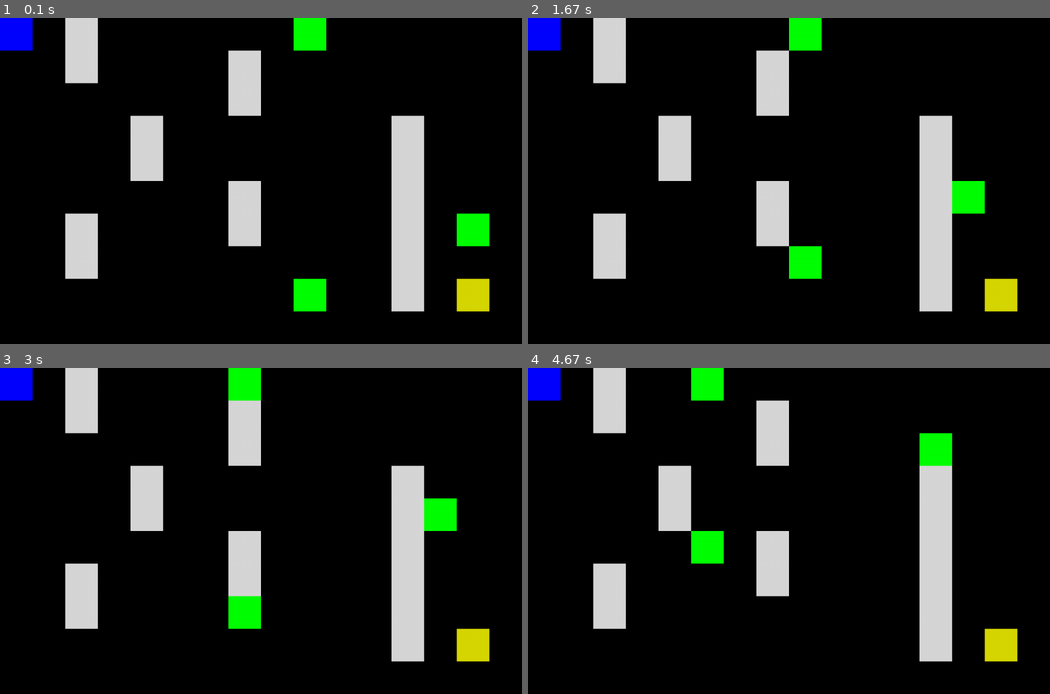
Above: before the commit, frames 1-4 (two rows, left to right).
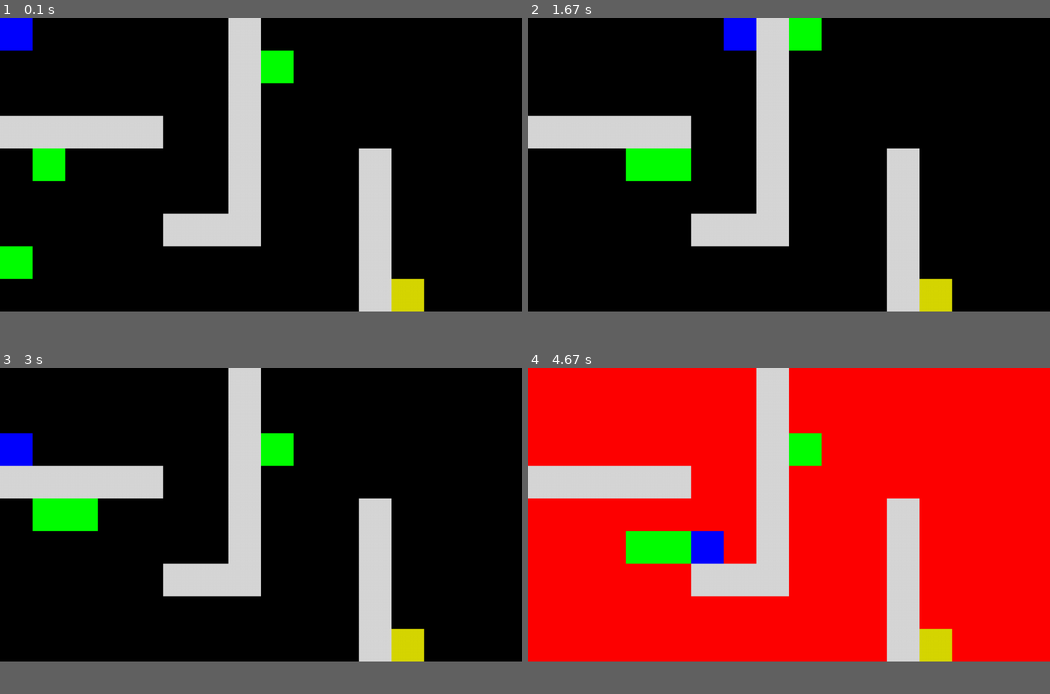
Above: after the commit, the same moments.

Repository: Valwiler/Pygame-RatMaze
Game: pygame game, started from main.py
The game is run twice, just before and just after one commit, with the same random seed, the same clock (stepped at 60 frames per second) and the same inputs.
Inputs:
- Up to frame 1 (0.1 s): no input
- Up to frame 2 (1.67 s): hold Right 0.33-0.8 s; hold Up 0.83-1.13 s; hold Right 1.17-1.63 s
- Up to frame 3 (3 s): hold Left 1.67-2.2 s; hold Down 2.23-2.53 s
- Up to frame 4 (4.67 s): hold Up 3-3.37 s; hold Right 3.4-4.03 s; hold Down 4.07-4.43 s; hold Left from 4.47 s (still down)
In our replay, the window is 900x562 before the commit and 900x506 after it. These sizes can differ from the game's own. Grey fills any space a smaller window leaves; there, only what the larger window draws over its background counts as a difference.

The runs differ from the first frame. In frame 1, 20% of the frame differs, in the area x 0-94%, y 0-91%; in frame 2, 20%; in frame 3, 21%; in frame 4, 87%, in the area x 0-100%, y 0-91%.

Commit message:
final_commit

Diff:
--- a/controller/game_listener.py
+++ b/controller/game_listener.py
@@ -1,15 +1,15 @@
 import sys
-
 import pygame
 
 
 class Game_Listener:
-    @staticmethod
-    def get_input():
-        pressed_up = False
-        pressed_down = False
-        pressed_left = False
-        pressed_right = False
+    def __init__(self):
+        self.pressed_up = False
+        self.pressed_down = False
+        self.pressed_left = False
+        self.pressed_right = False
+
+    def get_input(self):
         for event in pygame.event.get():
             if event.type == pygame.QUIT:
                 sys.exit()
@@ -17,44 +17,20 @@
                 if event.key == pygame.K_ESCAPE:
                     sys.exit()
                 if event.key == pygame.K_LEFT:
-                    pressed_left = True
+                    self.pressed_left = True
                 elif event.key == pygame.K_RIGHT:
-                    pressed_right = True
+                    self.pressed_right = True
                 elif event.key == pygame.K_UP:
-                    pressed_up = True
+                    self.pressed_up = True
                 elif event.key == pygame.K_DOWN:
-                    pressed_down = True
+                    self.pressed_down = True
             elif event.type == pygame.KEYUP:
                 if event.key == pygame.K_LEFT:
-                    pressed_left = False
+                    self.pressed_left = False
                 elif event.key == pygame.K_RIGHT:
-                    pressed_right = False
+                    self.pressed_right = False
                 elif event.key == pygame.K_UP:
-                    pressed_up = False
+                    self.pressed_up = False
                 elif event.key == pygame.K_DOWN:
-                    pressed_down = False
-        return pressed_up, pressed_down, pressed_left, pressed_right
-    # @staticmethod
-    # def get_input():
-    #
-    #     x_move = 0
-    #     y_move = 0
-    #     for event in pygame.event.get():
-    #         if event.type == pygame.QUIT:
-    #             sys.exit()
-    #         elif event.type == pygame.KEYDOWN:
-    #             if event.key == pygame.K_ESCAPE:
-    #                 sys.exit()
-    #             if event.key == pygame.K_LEFT:
-    #                 x_move = -1
-    #             elif event.key == pygame.K_RIGHT:
-    #                 x_move = 1
-    #             elif event.key == pygame.K_UP:
-    #                 y_move = -1
-    #             elif event.key == pygame.K_DOWN:
-    #                 y_move = 1
-    #             else:
-    #                 x_move, y_move = 0,0
-    #
-    #    move = (x_move, y_move)
-    #    return move
+                    self.pressed_down = False
+        return self.pressed_up, self.pressed_down, self.pressed_left, self.pressed_right
--- a/model/actor.py
+++ b/model/actor.py
@@ -1,13 +1,7 @@
-from abc import abstractmethod
 from model.coord import Coord
-from controller.game_listener import Game_Listener as gl
 from model.command import Command as command
 import math
 
-WALL = 1
-PLAYER = 2
-ZOMBIE = 3
-CHEESE = 4
 
 class Actor:
     def __init__(self):
@@ -32,9 +26,9 @@
         super(Player, self)
         self.type = 2
 
-    def update(self, position):
-        pressed_up, pressed_down, pressed_left, pressed_right = gl.get_input()
-        temp_position = position
+    def update(self, position, game_listener):
+        pressed_up, pressed_down, pressed_left, pressed_right = game_listener.get_input()
+        temp_position = Coord(position.get_x(), position.get_y())
         if pressed_left:
             temp_position.set_x(temp_position.get_x() - 1)
         if pressed_right:
@@ -54,21 +48,13 @@
     def update(self, position, player_position):
         possible_positions = []
         current_x, current_y = position.get_coord()
-        # left
         possible_positions.append(Coord(current_x - 1, current_y))
-        # up-left
         possible_positions.append(Coord(current_x - 1, current_y - 1))
-        # up
         possible_positions.append(Coord(current_x, current_y - 1))
-        # up-right
         possible_positions.append(Coord(current_x + 1, current_y - 1))
-        # right
         possible_positions.append(Coord(current_x + 1, current_y))
-        # down-right
         possible_positions.append(Coord(current_x + 1, current_y + 1))
-        # down
         possible_positions.append(Coord(current_x, current_y + 1))
-        # down-left
         possible_positions.append(Coord(current_x - 1, current_y + 1))
 
         array_length = len(possible_positions)
@@ -76,14 +62,15 @@
             for j in range(0, array_length - i - 1):
                 if self.is_further_to_player(possible_positions[j], possible_positions[j + 1], player_position):
                     possible_positions[j], possible_positions[j + 1] = possible_positions[j + 1], possible_positions[j]
-        return command(self, position,possible_positions)
+        return command(self, position, possible_positions)
 
+    # calcul de distance entre zombie et joueur
     def is_further_to_player(self, position_focused, next_position, player_position):
-        objectif_x, objectif_y = player_position.get_x(), player_position.get_y()
+        objective_x, objective_y = player_position.get_x(), player_position.get_y()
         focus_x, focus_y = position_focused.get_x(), position_focused.get_y()
         compared_x, compared_y = next_position.get_x(), next_position.get_y()
-        focused_distance = math.sqrt((focus_x - objectif_x) ** 2 + (focus_y - objectif_y) ** 2)
-        compared_distance = math.sqrt((compared_x - objectif_x) ** 2 + (compared_y - objectif_y) ** 2)
+        focused_distance = math.sqrt((focus_x - objective_x) ** 2 + (focus_y - objective_y) ** 2)
+        compared_distance = math.sqrt((compared_x - objective_x) ** 2 + (compared_y - objective_y) ** 2)
         return focused_distance > compared_distance
 
 
--- a/model/actor_factory.py
+++ b/model/actor_factory.py
@@ -22,10 +22,3 @@
             return ac.Zombie()
         elif type is CHEESE:
             return ac.Fromage()
-
-
-    def get_zombie(self):
-        pass
-
-    def get_actors(self):
-        return self.actor_list
--- a/model/coord.py
+++ b/model/coord.py
@@ -21,11 +21,3 @@
 
     def get_y(self):
         return self.y
-
-    def modify_coordinate(self, x_modifier, y_modifier):
-        self.x = self.x + x_modifier
-        self.y = self.y + y_modifier
-
-    def print(self):
-        print('x' + str(self.x))
-        print('y' + str(self.y))
--- a/model/etat.py
+++ b/model/etat.py
@@ -1,11 +1,12 @@
-import model.actor as a
-from model.coord import Coord as coord
 import random as rand
 from model.actor_factory import Actor_Factory as Factory
+from model.coord import Coord as coord
+from model.tile import Tile as tile
 
 WIDTH = 16
 HEIGHT = 9
 NUMBER_OF_ZOMBIES = 3
+ZOMBIE_DIFFICULTY = 10
 
 NULL = 0
 WALL = 1
@@ -16,17 +17,18 @@
 
 class Etat:
     def __init__(self):
-        self.grid = [[None] * WIDTH for j in range(HEIGHT)]
+        self.grid = [[tile(coord(x, y)) for x in range(WIDTH)] for y in range(HEIGHT)]
         self.player_coordinate = None
         self.win = False
         self.loose = False
-        self.build_walls()
+        self.build_maze()
+        self.invalid_positions_dictionary = self.invalid_positions()
 
     def add_actor(self, actor, coordinate):
-        self.grid[coordinate.get_y()][coordinate.get_x()] = actor
+        self.grid[coordinate.get_y()][coordinate.get_x()].set_actor(actor)
 
     def tile_occupied(self, coordinate):
-        return self.grid[coordinate.get_y()][coordinate.get_x()] is not None
+        return self.grid[coordinate.get_y()][coordinate.get_x()].get_actor() is not None
 
     def get_tile(self, coordinate):
         return self.grid[coordinate.get_y()][coordinate.get_x()]
@@ -34,24 +36,39 @@
     def get_tile_type(self, coordinate):
         return self.grid[coordinate.get_y()][coordinate.get_x()].get_type()
 
-    def move_actor(self, coord1, coord2):
-        self.grid[coord2.get_y()][coord2.get_x()] = self.grid[coord1.get_y()][coord1.get_x()]
-        self.grid[coord1.get_y()][coord1.get_x()] = None
-
+    def move_actor(self, coord1, coord2, actor_type):
+        self.grid[coord2.get_y()][coord2.get_x()].set_actor(self.grid[coord1.get_y()][coord1.get_x()].get_actor())
+        self.grid[coord1.get_y()][coord1.get_x()].set_actor(None)
+        self.grid[coord2.get_y()][coord2.get_x()].set_used()
+        if actor_type == PLAYER:
+            self.player_coordinate = coord2
 
     def get_grid(self):
         return self.grid
 
-    def update_grid(self):
+    def update_grid(self, tick, game_listener):
         for y, row in enumerate(self.grid):
-            for x, tile in enumerate(row):
-                if self.tile_occupied(coord(x, y)):
-                    if tile.get_type() == ZOMBIE:
-                        self.execute_command(tile.update(coord(x,y),self.player_coordinate))
-                    else:
-                        self.execute_command(tile.update(coord(x,y)))
+            for x, current_tile in enumerate(row):
+                if not current_tile.is_used():
+                    if self.tile_occupied(coord(x, y)):
+                        if current_tile.get_actor().get_type() == ZOMBIE:
+                            if tick % ZOMBIE_DIFFICULTY == 0:
+                                self.execute_command(
+                                    current_tile.get_actor().update(coord(x, y), self.player_coordinate))
+                            else:
+                                pass
+                        elif current_tile.get_actor().get_type() == PLAYER:
+                            self.execute_command(current_tile.get_actor().update(coord(x, y), game_listener))
+                        else:
+                            self.execute_command(current_tile.get_actor().update(coord(x, y)))
+        self.reset_tiles()
 
-    def build_walls(self):
+    def reset_tiles(self):
+        for row in self.grid:
+            for tile in row:
+                tile.reset()
+
+    def build_maze(self):
         map_config = list()
         with open('./maps.txt') as r:
             map_matrix = r.readlines()
@@ -64,8 +81,7 @@
             else:
                 new_map.append(list(map(int, line)))
 
-        # game_map = map_config[rand.randint(0, len(map_config) - 1)]
-        game_map = map_config[0]
+        game_map = map_config[rand.randint(0, len(map_config) - 1)]
         for y, row in enumerate(game_map):
             for x, actor_type in enumerate(row):
                 if game_map[y][x] is not NULL:
@@ -78,21 +94,38 @@
         if command.actor.type is WALL or command.actor.type is CHEESE:
             return
         for coordinate in command.target_coord:
-            if not self.tile_occupied(coordinate):
-                self.move_actor(command.start_coord, coordinate)
+            key_coordinate = (coordinate.get_x(), coordinate.get_y())
+            if key_coordinate in self.invalid_positions_dictionary.keys():
+                pass
+            elif not self.tile_occupied(coordinate):
+                self.move_actor(command.start_coord, coordinate, command.actor.type)
                 return
-            elif self.get_tile(coordinate).get_type() is WALL:
-                pass
             elif command.actor.type == PLAYER:
-                if self.get_tile(coordinate).get_type() is CHEESE:
+                if self.get_tile(coordinate).get_actor().get_type() is CHEESE:
                     self.win = True
-                elif self.get_tile(coordinate).get_type() is ZOMBIE:
+                elif self.get_tile(coordinate).get_actor().get_type() is ZOMBIE:
                     self.loose = True
             elif command.actor.type == ZOMBIE:
-                if self.get_tile(coordinate).get_type() is CHEESE:
+                if self.get_tile(coordinate).get_actor().get_type() is CHEESE:
                     pass
-                elif self.get_tile(coordinate).get_type() is PLAYER:
+                elif self.get_tile(coordinate).get_actor().get_type() is PLAYER:
                     self.loose = True
 
-    def validate_move(self, coord):
-        return coord.get_x() < WIDTH and coord.get_y() < HEIGHT
+    # créer un dictionaire de position invalides
+    def invalid_positions(self):
+        invalid_positions_dictionarie = {}
+        for y in range(-1, HEIGHT, 1):
+            invalid_positions_dictionarie[(WIDTH, y)] = False
+            invalid_positions_dictionarie[(y, -1)] = False
+            invalid_positions_dictionarie[(-1, y)] = False
+        for x in range(-1, WIDTH, 1):
+            invalid_positions_dictionarie[(x, -1)] = False
+            invalid_positions_dictionarie[(-1, x)] = False
+            invalid_positions_dictionarie[(x, HEIGHT)] = False
+
+        for y, row in enumerate(self.grid):
+            for x, current_tile in enumerate(row):
+                if self.tile_occupied(coord(x, y)):
+                    if current_tile.get_actor().get_type() == WALL:
+                        invalid_positions_dictionarie[(x, y)] = False
+        return invalid_positions_dictionarie
--- a/model/game.py
+++ b/model/game.py
@@ -1,5 +1,4 @@
 import pygame
-import model.actor_factory as af
 from controller.game_listener import Game_Listener as gl
 import view.Window as w
 import time
@@ -8,7 +7,7 @@
 SCREEN_WIDTH = 1024
 SCREEN_HEIGHT = 640
 ACTORS_ICON_SIZE = 64
-FR = 1
+FR = 20
 
 NUMBER_OF_ACTORS = 5
 LABORAT_ID = 0
@@ -25,18 +24,16 @@
             cls.__instance = super(Game, cls).__new__(cls)
             cls.window = w.Window(SCREEN_WIDTH, SCREEN_HEIGHT, ACTORS_ICON_SIZE)
             cls.Etat = Etat()
-            # cls.running = True
             cls.clock = pygame.time.Clock()
         return cls.__instance
 
     def run(self):
+        number_of_tick = 0
+        game_listener = gl()
         while self.Etat.loose is False and self.Etat.win is False:
             self.window.update_icons(self.Etat)
-            self.Etat.update_grid()
+            self.Etat.update_grid(number_of_tick, game_listener)
             self.clock.tick(FR)
-        #time.sleep(3)
-    #
-    #def position_validation(self, new_position):
-    #    return (0 < new_position[COORDINATE_X] < SCREEN_WIDTH - ACTORS_ICON_SIZE) and \
-    #           (0 < new_position[COORDINATE_Y] < SCREEN_HEIGHT - ACTORS_ICON_SIZE)
-    #
+            number_of_tick += 1
+        self.window.update_icons(self.Etat)
+        time.sleep(3)
--- /dev/null
+++ b/model/tile.py
@@ -0,0 +1,20 @@
+class Tile:
+    def __init__(self, coordinate):
+        self.coordinate = coordinate
+        self.actor = None
+        self.used = False
+
+    def is_used(self):
+        return self.used
+
+    def get_actor(self):
+        return self.actor
+
+    def set_used(self):
+        self.used = True
+
+    def set_actor(self, actor):
+        self.actor = actor
+
+    def reset(self):
+        self.used = False
--- a/view/IconesActeur.py
+++ /dev/null
@@ -1,18 +0,0 @@
-import pygame as pg
-
-
-class Actor_Icon():
-
-    def __init__(self, actor, size):
-        self.sizeofIcon = size
-        self.color = actor.type
-        self.coord1, self.coord2 = actor.position
-        self.rect = pg.Rect(self.coord1, self.coord2, self.sizeofIcon, self.sizeofIcon)
-
-    def get_icon(self):
-        return self.color, self.rect
-    ##############
-    # DEPRECATED #
-    ##############
-    def is_in_collision(self, other_object):
-        return pg.sprite.collide_rect(self, other_object)
--- a/view/Window.py
+++ b/view/Window.py
@@ -1,55 +1,43 @@
 import pygame as pg
-
-import view
-import view.IconesActeur as i
-import model.actor as a
-from model.etat import Etat as e
 from model.coord import Coord as coord
 
 RED = (255, 0, 0)
 BLACK = (0, 0, 0)
 WHITE = (255, 255, 255)
-BLUE = (0,0,255)
-GREEN = (0,255,0)
-GREY = (215,215,215)
-YELLOW = (215,215,0)
+BLUE = (0, 0, 255)
+GREEN = (0, 255, 0)
+GREY = (215, 215, 215)
+YELLOW = (215, 215, 0)
+
 
 class Window:
 
     def __init__(self, width, height, actors_icons_size):
-        self.ecran = pg.display.set_mode((width, height))
-        self.game_over = False
+        self.ecran = pg.display.set_mode((width, height-actors_icons_size))
+        self.background_color = BLACK
         self.actors_icons_size = actors_icons_size
-        self.font = pg.font.Font(pg.font.get_default_font(), 32)
-        self.center = (width // 2, height // 2)
-
 
     def update_icons(self, etat):
         grid = etat.get_grid()
-        self.ecran.fill(BLACK)
-        couleur = { 0: (BLACK),
-                    1: (GREY),
-                    2: (BLUE),
-                    3: (GREEN),
-                    4: (YELLOW)
-                }
+        if etat.win:
+            self.background_color = WHITE
+        elif etat.loose:
+            self.background_color = RED
+        self.ecran.fill(self.background_color)
+        couleur = {0: (self.background_color),
+                   1: (GREY),
+                   2: (BLUE),
+                   3: (GREEN),
+                   4: (YELLOW)
+                   }
         for y, row in enumerate(grid):
             for x, col in enumerate(row):
-                tile = etat.get_tile(coord(x,y))
-                if not tile:
+                actor = etat.get_tile(coord(x, y)).get_actor()
+                if not actor:
                     c = couleur.get(0)
                 else:
-                    c = couleur.get(tile.get_type())
-                rect = pg.Rect(x*self.actors_icons_size, y * self.actors_icons_size,  self.actors_icons_size, self.actors_icons_size)
+                    c = couleur.get(actor.get_type())
+                rect = pg.Rect(x * self.actors_icons_size, y * self.actors_icons_size, self.actors_icons_size,
+                               self.actors_icons_size)
                 pg.draw.rect(self.ecran, c, rect)
         pg.display.update()
-
-
-    def end_game(self, actor_to_kill, message, screen_color):
-        self.ecran.fill(screen_color)
-        actor_to_kill.set_alive(False)
-        self.game_over = True
-        text = self.font.render(message, True, BLACK, screen_color)
-        rect = text.get_rect()
-        rect.center = self.center
-        self.ecran.blit(text, rect)
